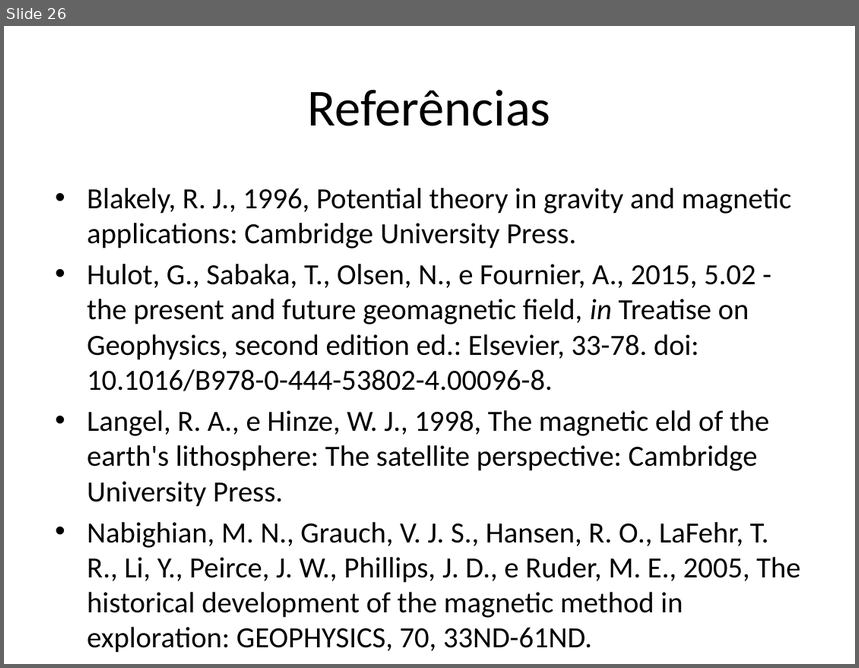
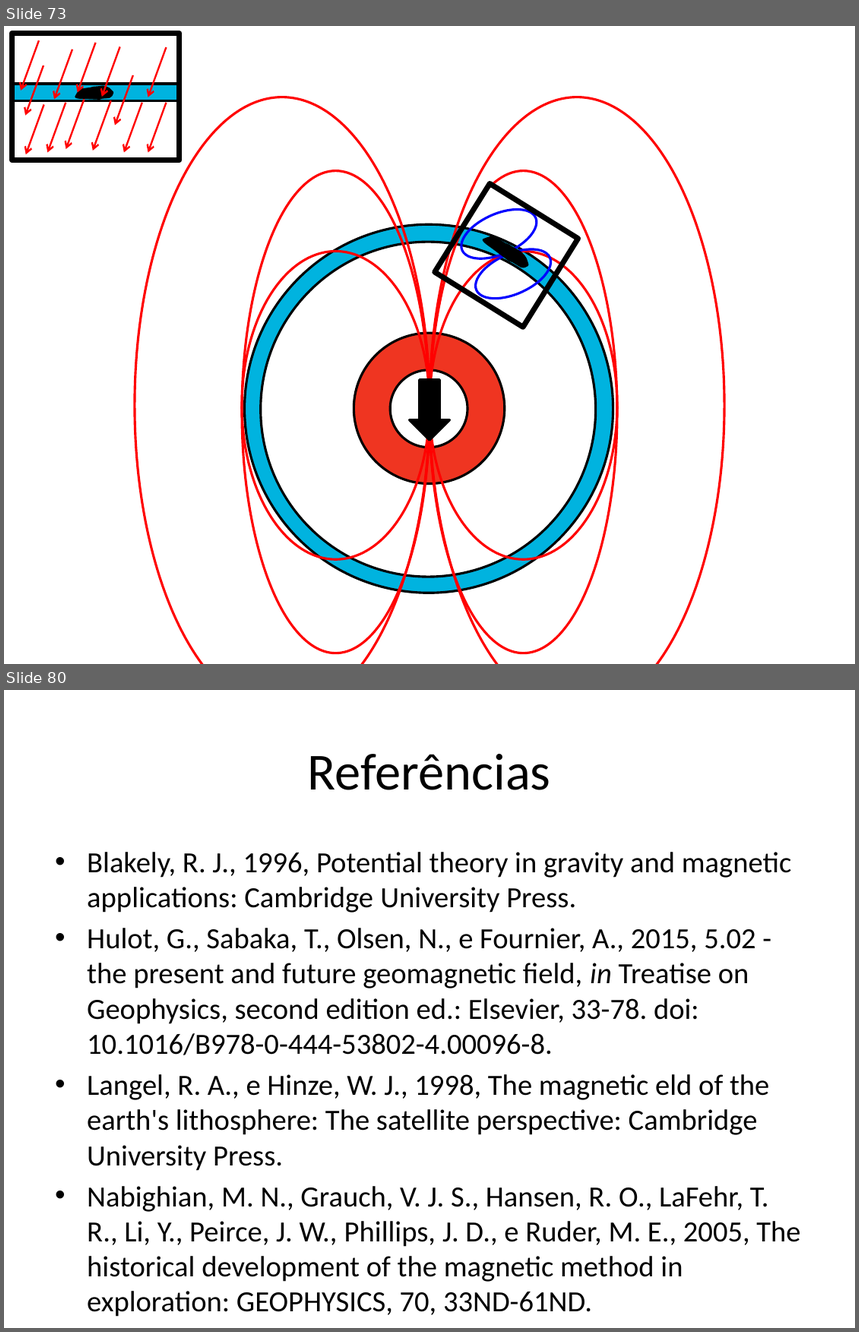
Before and after one commit to pinga-lab/CE-VII-SimBGf-2016, a slide deck: slides/4_anomalia_campo_total.pptx. Shown one above the other, each under a label of ours: slide 26 before the commit, slides 73 and 80 after it; the slides between them are not shown. The pictures are 859x668 and 859x1332 pixels, drawn with LibreOffice and Linux fonts; fonts in the diff are those of the drawing. Boxes give left, top, right and bottom in pixels: in the first picture for what was removed or moved away, otherwise in the second. Text is boxed around its words. In the diff, an @@ line names an element or a change of style, - is before the commit and + after.

```diff
--- a/slides/4_anomalia_campo_total.pptx
+++ b/slides/4_anomalia_campo_total.pptx
@@ slide 73 added at box(4, 26, 855, 664), background #FFFFFF @@
@@ rectangle added at box(12, 33, 180, 160), outline #000000 4.5 pt @@
@@ arrow added from (39, 40) to (21, 91), #FF0000 1.5 pt @@
@@ arrow added from (96, 43) to (77, 92), #FF0000 1.5 pt @@
@@ arrow added from (120, 47) to (102, 97), #FF0000 1.5 pt @@
@@ arrow added from (167, 47) to (148, 97), #FF0000 1.5 pt @@
@@ arrow added from (44, 66) to (25, 116), #FF0000 1.5 pt @@
@@ arrow added from (72, 49) to (54, 99), #FF0000 1.5 pt @@
@@ rectangle added at box(11, 84, 179, 101), fill #00B3DF, outline #000000 2 pt @@
@@ freeform shape added at box(76, 85, 113, 100), fill #000000, outline #000000 2 pt @@
@@ arrow added from (133, 75) to (115, 126), #FF0000 1.5 pt @@
@@ arrow added from (44, 104) to (26, 154), #FF0000 1.5 pt @@
@@ arrow added from (66, 103) to (47, 153), #FF0000 1.5 pt @@
@@ arrow added from (84, 99) to (66, 149), #FF0000 1.5 pt @@
@@ arrow added from (111, 101) to (92, 151), #FF0000 1.5 pt @@
@@ arrow added from (142, 103) to (124, 153), #FF0000 1.5 pt @@
@@ arrow added from (167, 103) to (148, 153), #FF0000 1.5 pt @@
@@ group added at box(434, 183, 578, 327): 2 ellipses, 1 freeform shape, 1 rectangle @@
@@ ellipse added at box(245, 224, 614, 593), fill #00B3DF, outline #000000 2 pt @@
@@ ellipse added at box(261, 242, 597, 578), fill #FFFFFF, outline #000000 2 pt @@
@@ ellipse added at box(354, 333, 505, 484), fill #EF3521, outline #000000 2 pt @@
@@ ellipse added at box(390, 370, 468, 447), fill #FFFFFF, outline #000000 2 pt @@
@@ group added at box(135, 97, 724, 664): 6 ellipses, 1 down arrow @@
@@ what was slide 26 is now slide 80 @@
```
Also in this commit, not shown: 9 slides changed, 53 other slides added, 2 other files.
